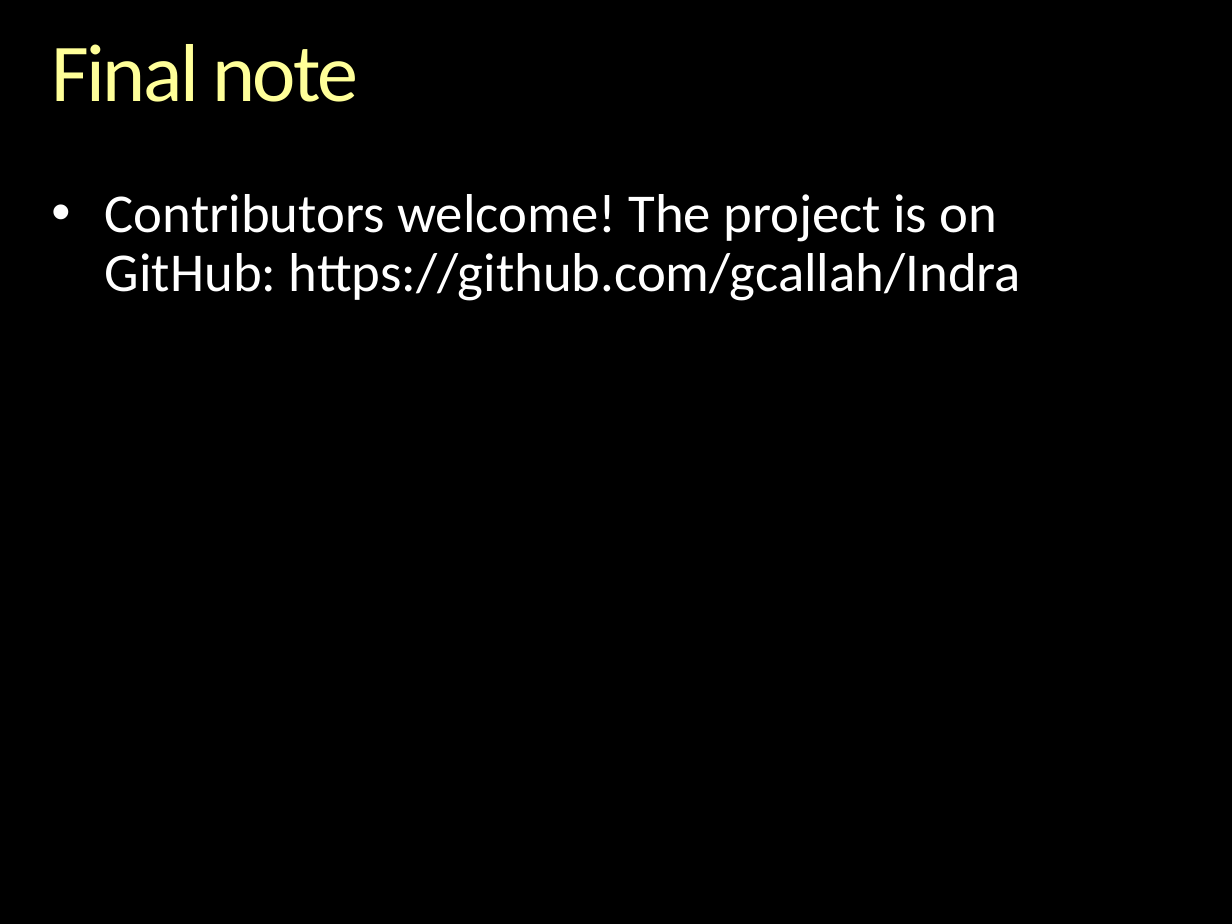
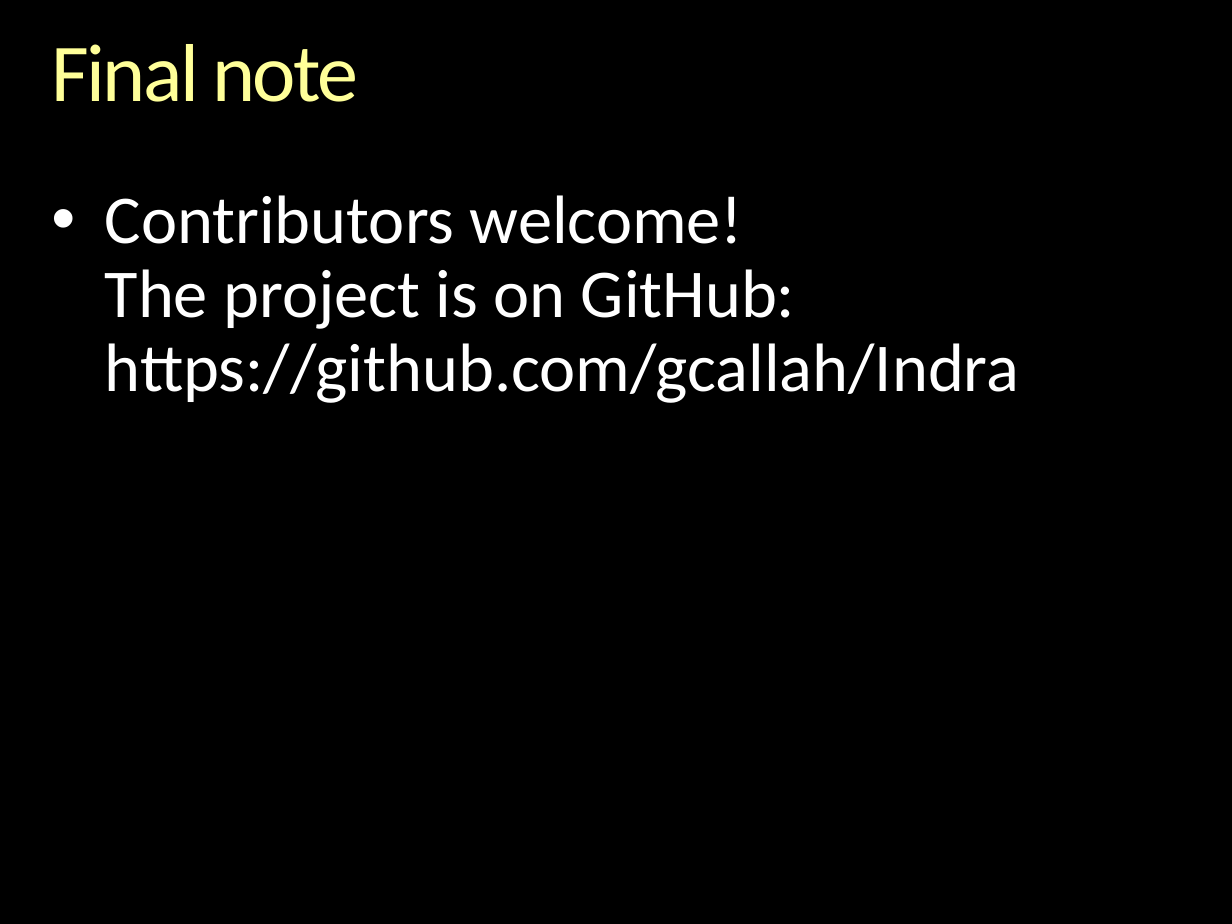
Before and after one commit to gcallah/indras_net, a slide deck: slide 30 of docs/ABMsAsAlgebraic.pptx (slide 28 before the commit). Drawn at 1232x924 pixels with LibreOffice and Linux fonts; fonts in the diff are those of the drawing; background and template pictures are left out. Boxes give left, top, right and bottom in pixels: in the first picture for what was removed or moved away, otherwise in the second. Text is boxed around its words. In the diff, an @@ line names an element or a change of style, - is before the commit and + after.

```diff
--- a/docs/ABMsAsAlgebraic.pptx
+++ b/docs/ABMsAsAlgebraic.pptx
@@ text "Contributors welcome! The project is ..." at (x1=105, y1=195, x2=1019, y2=403): size 32 to 40 pt; more space between paragraphs @@
```
Also in this commit, not shown: 2 other slides changed, 3 slides added.
